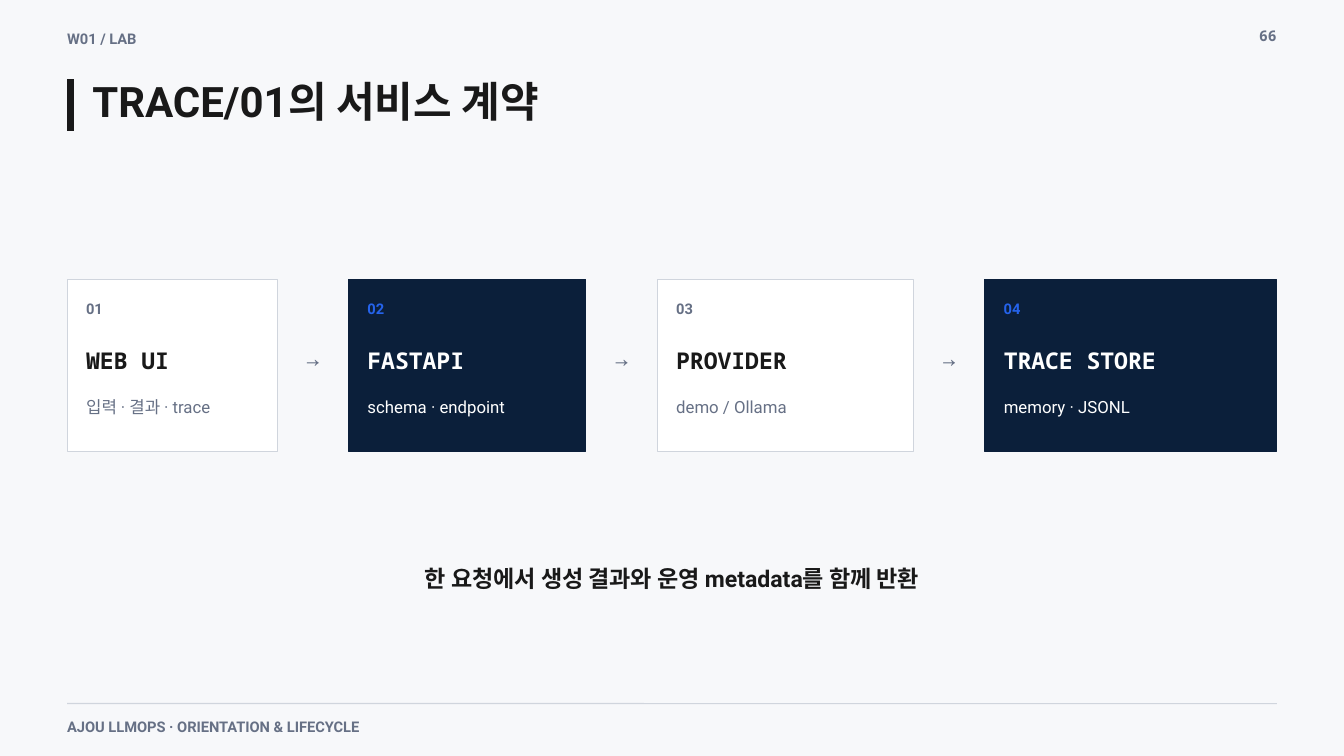
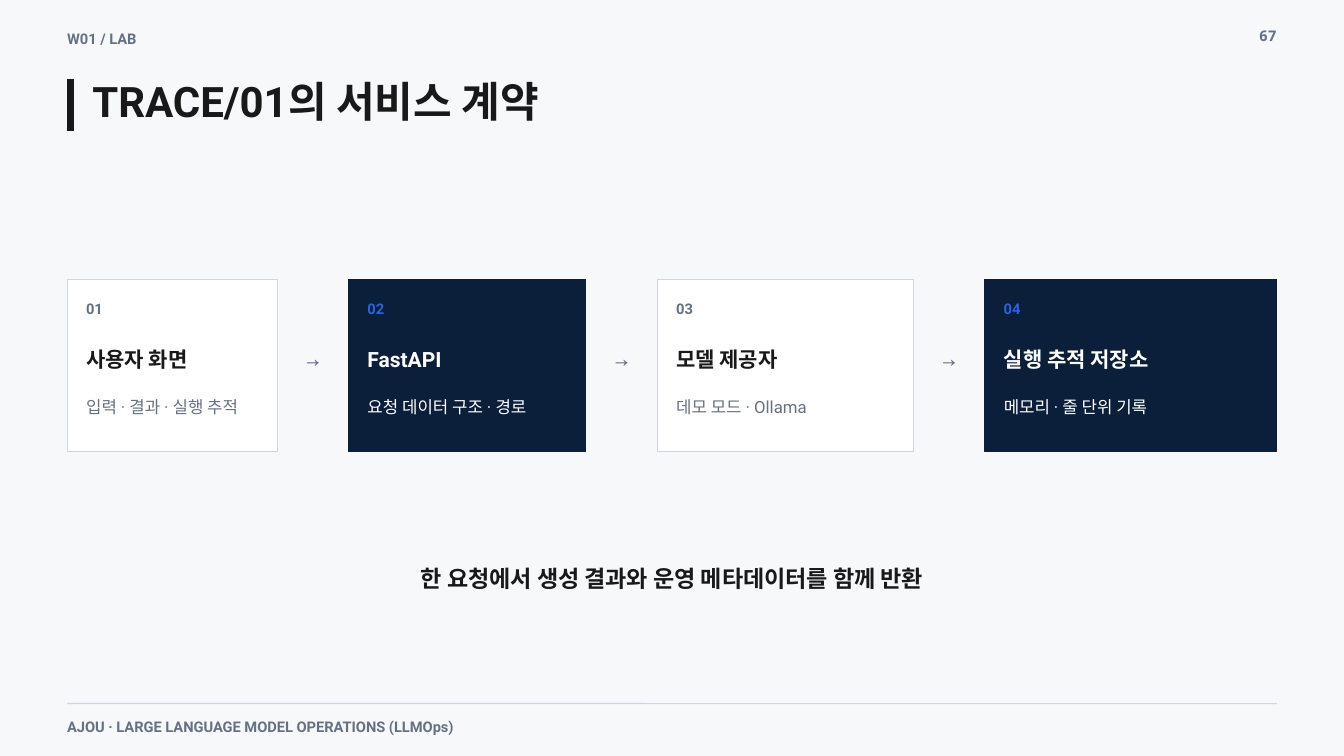
Before and after one commit to smilesjcha/llmops-16week, a slide deck: slide 67 of week01/lecture/01_week1_llmops_kickoff.pptx (slide 66 before the commit). Drawn at 1344x756 pixels with LibreOffice and Linux fonts; fonts in the diff are those of the drawing. Boxes give left, top, right and bottom in pixels: in the first picture for what was removed or moved away, otherwise in the second. Text is boxed around its words. In the diff, an @@ line names an element or a change of style, - is before the commit and + after.

```diff
--- a/week01/lecture/01_week1_llmops_kickoff.pptx
+++ b/week01/lecture/01_week1_llmops_kickoff.pptx
@@ text at <box>1259,30,1277,41</box>: text changed @@
-66
+67
@@ text at <box>86,349,188,369</box>: text changed; size 16.5 to 15 pt; font Noto Sans Mono to Roboto @@
-WEB UI
+사용자 화면
@@ text at <box>367,352,441,368</box>: text changed; size 16.5 to 15 pt; font Noto Sans Mono to Roboto @@
-FASTAPI
+FastAPI
@@ text at <box>676,349,778,369</box>: text changed; size 16.5 to 15 pt; font Noto Sans Mono to Roboto @@
-PROVIDER
+모델 제공자
@@ text at <box>1004,349,1149,369</box>: text changed; size 16.5 to 15 pt; font Noto Sans Mono to Roboto @@
-TRACE STORE
+실행 추적 저장소
@@ text at <box>86,399,238,415</box>: text changed @@
-입력 · 결과 · trace
+입력 · 결과 · 실행 추적
@@ text at <box>367,399,527,415</box>: text changed @@
-schema · endpoint
+요청 데이터 구조 · 경로
@@ text at <box>676,399,807,414</box>: text changed @@
-demo / Ollama
+데모 모드 · Ollama
@@ text at <box>1004,399,1147,415</box>: text changed @@
-memory · JSONL
+메모리 · 줄 단위 기록
@@ text at <box>421,567,923,589</box>: text changed @@
-한 요청에서 생성 결과와 운영 metadata를 함께 반환
+한 요청에서 생성 결과와 운영 메타데이터를 함께 반환
@@ text at <box>67,721,454,735</box>: text changed @@
-AJOU LLMOPS · ORIENTATION & LIFECYCLE
+AJOU · LARGE LANGUAGE MODEL OPERATIONS (LLMOps)
```
Also in this commit, not shown: 60 other slides changed, 19 slides added, 18 slides removed, 22 other files.
